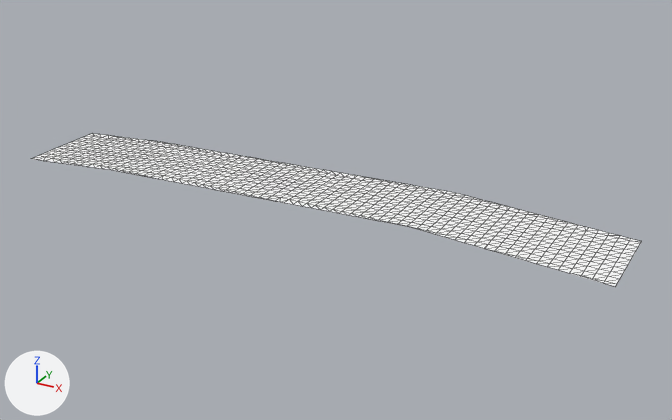
A saved change to the glTF model games/yorimichi/assets/belmonte/meshes/SM_BM_BC_Water_4.glb.
Both versions are drawn from a 50 mm lens placed at (819.0, -488.0, 112.0), pointed at (651.0, -182.0, -41.0). The lights are fixed; the arrows at lower left show +X, +Y and +Z. The first picture is the older version. Mesh edges are drawn as thin lines.

In view in the first picture: 'SM_BM_BC_Water_4'.
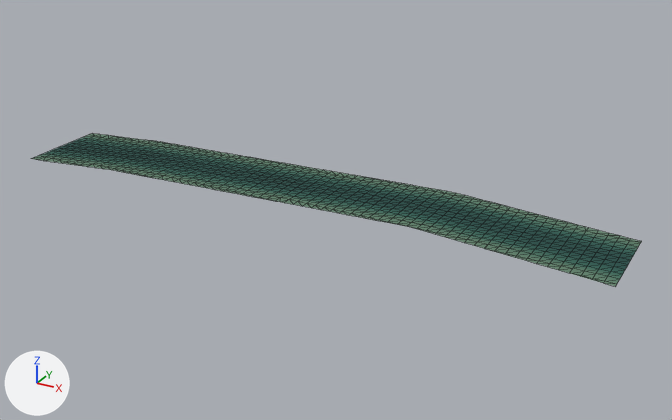
Edits to the bpy script that builds the scene:
```text
Change me_sm_bc_water_4:
    where me_sm_bc_water_4.from_pydata(...)  # 781 vertices, 1398 faces; spans x 512.0..768.0, y -213.0..-157.0, z -35.0..-33.0
    used by ob_sm_bm_bc_water_4; location = (0.0, 0.0, 0.0)
    me_sm_bc_water_4 part 1: 661 faces centred in x 514.0..767.0, y -202.0..-166.0, z -34.0..-33.0 are repainted in the vertex colours; the middle colour goes from white #ffffff to dark cyan #1c4c46
    me_sm_bc_water_4 part 2: 287 faces centred in x 514.0..767.0, y -206.0..-162.0, z -34.0..-33.0 are repainted in the vertex colours; the middle colour goes from white #ffffff to dark green #3f6d5d
    me_sm_bc_water_4 part 3: 450 faces centred in x 514.0..767.0, y -212.0..-158.0, z -34.0..-33.0 are repainted in the vertex colours; the middle colour goes from white #ffffff to greyish green #608069
```

Where the change shows, as pixel boxes [x1, y1, x2, y2] in the pictures (672 x 420 px):
part 1 of me_sm_bc_water_4, recoloured (white to dark cyan)
    both: [46, 140, 636, 274]
part 2 of me_sm_bc_water_4, recoloured
    both: [40, 136, 640, 279]
part 3 of me_sm_bc_water_4, recoloured
    both: [31, 133, 642, 287]
